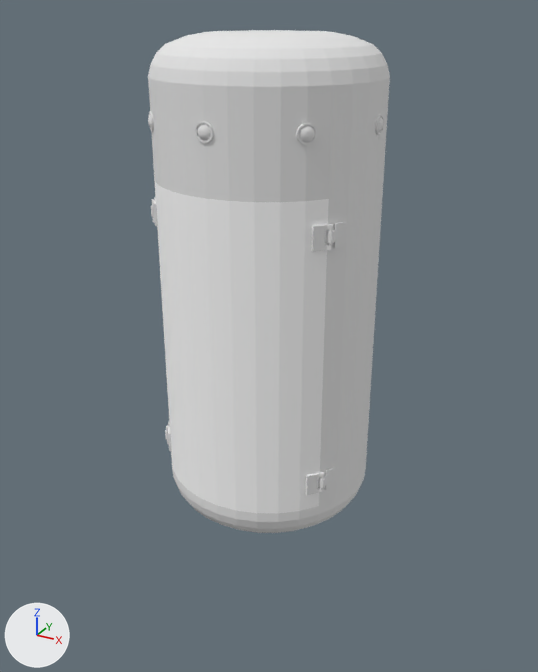
What one commit did to the Blender file Assets/inline-hangar-2.blend.
Camera for both pictures: a 50 mm lens placed at (7.94, -14.43, 6.61), pointed at (-0.09, 0.17, -0.69). Every picture has the same lights, and +X, +Y and +Z are marked at lower left.

In view in the first picture: 'hinge-d-l', 'hinge-d-r', 'hinge-t-l', 'inline-hangar-2', 'left-gate', 'right-gate', 'window.002'.
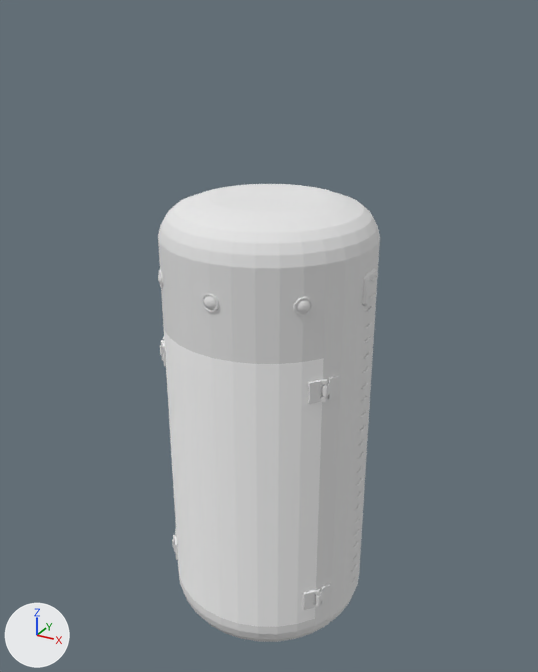
ob_windows is not drawn itself; it is the parent of ob_window_007, ob_window_006, ob_window_005, ob_window_004, ob_window_003, ob_window_002, ob_window_001, ob_window_000.

What differs and where, as boxes (x1, y1, x2, y2) in the pictures (538 x 672 px):
'inline-hangar-2', mesh moved
    before: (148, 30, 390, 533)
    after: (158, 184, 380, 642)
'right-gate', moved
    before: (207, 199, 329, 513)
    after: (212, 358, 324, 627)
'left-gate', moved
    before: (154, 178, 217, 505)
    after: (163, 324, 221, 618)
'hinge-t-r-i', moved
    before: (312, 224, 333, 251)
    after: (308, 379, 328, 404)
'window.004', moved
    before: (296, 123, 317, 145)
    after: (294, 297, 313, 316)
'window.003', moved
    before: (195, 121, 214, 143)
    after: (201, 294, 219, 312)
'hinge-d-r-i', moved
    before: (306, 472, 324, 495)
    after: (303, 589, 320, 610)
'hinge-d-r', moved
    before: (319, 467, 335, 490)
    after: (316, 583, 331, 604)
'space-door.001', now drawn
    after: (362, 268, 378, 307)
'ladder.001', added
    after: (350, 306, 373, 584)
'hinge-t-l-i', moved
    before: (152, 199, 158, 226)
    after: (161, 340, 166, 366)
'window.002', deleted
    before: (375, 115, 384, 135)
'window.006', moved
    before: (148, 111, 154, 131)
    after: (158, 270, 164, 287)
'hinge-d-l-i', moved
    before: (166, 425, 172, 451)
    after: (173, 535, 178, 560)
'hinge-t-l', moved
    before: (151, 197, 156, 217)
    after: (160, 336, 164, 356)
'hinge-d-l', moved
    before: (165, 422, 170, 440)
    after: (172, 529, 176, 548)

Edits to the bpy script that builds the scene:
```text
Add mat_space_door:
    mat_space_door = diffuse_material('space-door')
    mat_space_door.base_color = (0.8, 0.8, 0.8)  # white #e7e7e7
Change me_cylinder_001:
    where me_cylinder_001.from_pydata(...)  # 476 vertices, 458 faces; spans x -2.5..2.5, y -2.5..2.5, z -5.0..6.17
    used by ob_inline_hangar_2; location = (0.0, 0.0, 0.0)
    me_cylinder_001 part 1: the whole mesh is moved by (0.0, 0.0, -3.4)
Add me_space_door_004:
    me_space_door_004.from_pydata(...)  # 840 vertices, 1176 faces; spans x -0.17..0.16, y -7.39..0.22, z -0.05..0.02
    me_space_door_004.materials.append(mat_space_door)  # its picture is missing
Add me_space_door_003:
    me_space_door_003.from_pydata(...)  # 104 vertices, 129 faces; spans x -0.332..0.339, y -0.394..0.347, z -0.052..0.103
    me_space_door_003.materials.append(mat_space_door)  # its picture is missing
Change ob_windows:
    ob_windows.location: (0.0, 0.0, 0.129) -> (0.0, 0.0, 1.95)
Remove ob_window_002:
    ob_window_002 = bpy.data.objects.new('window.002', me_sphere_002)
    ob_window_002.parent = ob_windows
    ob_window_002.location = (2.366, 0.0, 2.549)
Change ob_hinge_d_r:
    ob_hinge_d_r.matrix_parent_inverse: Matrix(((1.0, 0.0, 0.0, 0.0), (0.0, 1.0, 0.0, 0.0), (0.0, 0.0, 1.0, 1.821), (0.0, 0.0, 0.0, 1.0))) -> Matrix(((1.0, 0.0, 0.0, 0.0), (0.0, 1.0, 0.0, 0.0), (0.0, 0.0, 1.0, -3.4), (0.0, 0.0, 0.0, 1.0)))
    ob_hinge_d_r.location: (2.204, -1.279, -5.071) -> (2.204, -1.279, -3.25)
Change ob_hinge_d_l:
    ob_hinge_d_l.location: (-2.205, -1.279, -5.071) -> (-2.205, -1.279, -3.25)
Change ob_hinge_t_l:
    ob_hinge_t_l.location: (-2.205, -1.279, 0.681) -> (-2.205, -1.279, 2.502)
Change ob_right_gate:
    ob_right_gate.matrix_parent_inverse: Matrix(((1.0, 0.0, 0.0, 0.0), (0.0, 1.0, 0.0, 0.0), (0.0, 0.0, 1.0, 1.821), (0.0, 0.0, 0.0, 1.0))) -> Matrix(((1.0, 0.0, 0.0, 0.0), (0.0, 1.0, 0.0, 0.0), (0.0, 0.0, 1.0, -3.4), (0.0, 0.0, 0.0, 1.0)))
    ob_right_gate.location: (0.624, -1.167, -2.025) -> (0.416, -0.778, 1.685)
    ob_right_gate.delta_location: (0.416, -0.778, -0.136) -> (0.624, -1.167, -2.025)
Change ob_left_gate:
    ob_left_gate.location: (-1.04, -1.94, -0.34) -> (-1.04, -1.94, -3.74)
Add ob_ladder_001:
    ob_ladder_001 = bpy.data.objects.new('ladder.001', me_space_door_004)
    ob_ladder_001.parent = ob_space_door_001
    ob_ladder_001.matrix_parent_inverse = Matrix(((0.0, 1.0, 0.0, 0.0), (0.0, 0.0, 1.0, -4.494), (1.0, 0.0, 0.0, 2.565), (0.0, 0.0, 0.0, 1.0)))
    ob_ladder_001.location = (-2.499, 0.0, 3.776)
    ob_ladder_001.rotation_euler = (1.571, 0.0, 1.571)  # degrees (90, 0, 90)
Add ob_space_door_001:
    ob_space_door_001 = bpy.data.objects.new('space-door.001', me_space_door_003)
    ob_space_door_001.parent = ob_windows
    ob_space_door_001.matrix_parent_inverse = Matrix(((1.0, 0.0, 0.0, 0.0), (0.0, 1.0, 0.0, 0.0), (0.0, 0.0, 1.0, -1.95), (0.0, 0.0, 0.0, 1.0)))
    ob_space_door_001.location = (2.561, 0.0, 4.494)
    ob_space_door_001.rotation_euler = (1.571, 0.0, 4.712)  # degrees (90, 0, 270)
```
